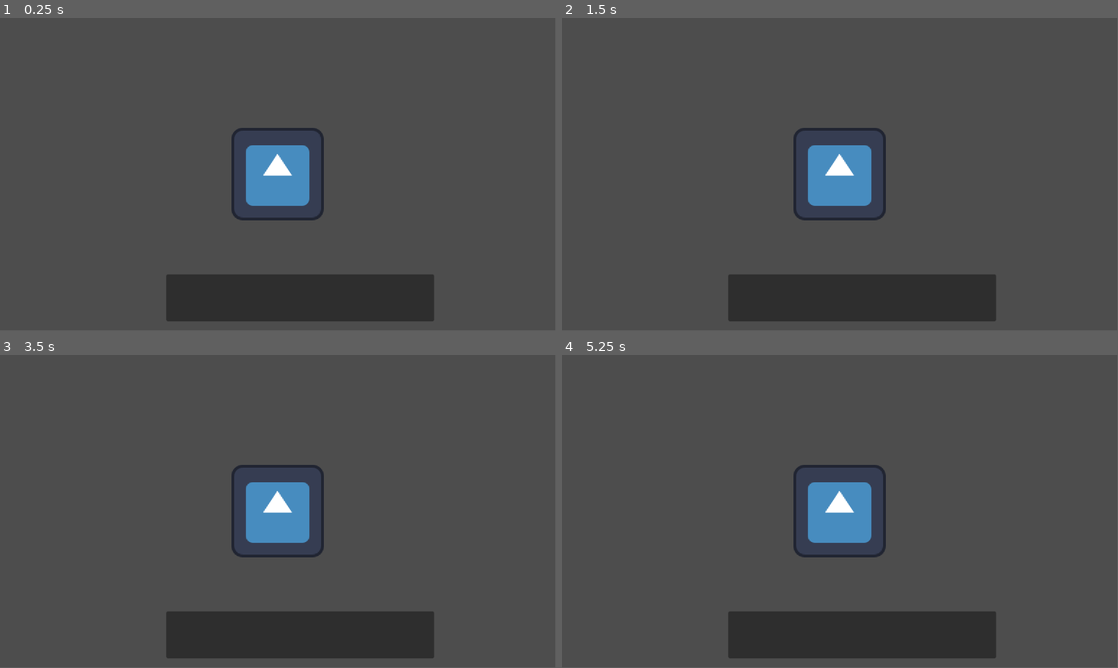
Above: before the commit, frames 1-4 (two rows, left to right).
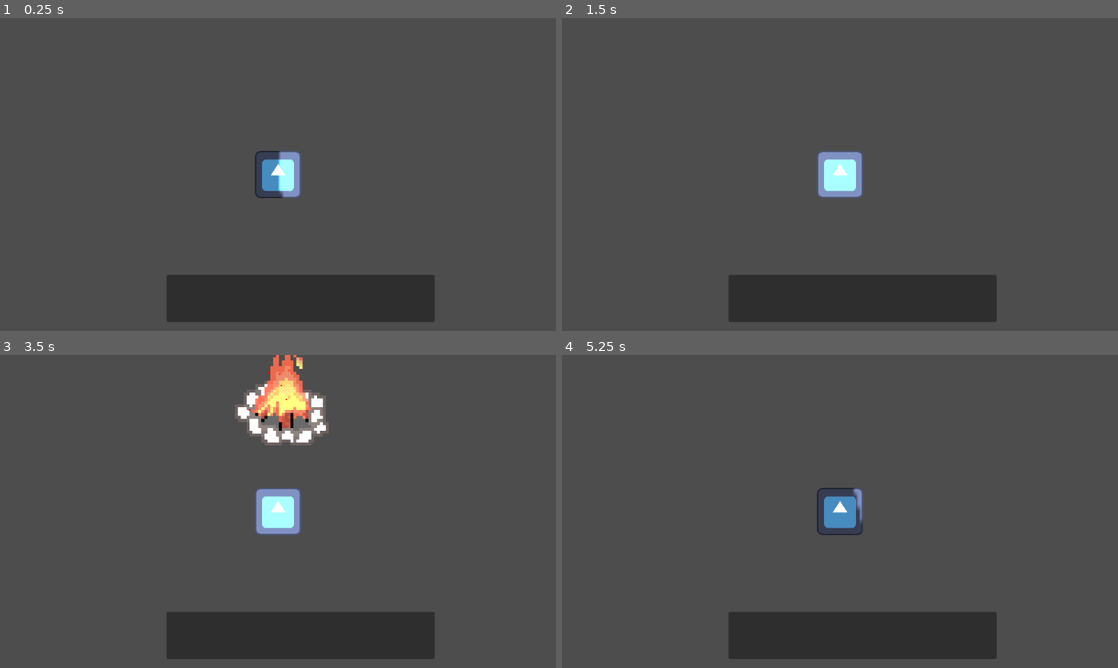
Above: after the commit, the same moments.

Repository: DaqCode/GameDevJS2025
Game: Godot game, scene res://scenes/test_area.tscn
The game is run twice, just before and just after one commit, with the same random seed, the same clock (stepped at 60 frames per second) and the same inputs. The engine's default icon, where the game draws it, is replaced by a stand-in: a white triangle on a blue panel in a dark square.
Inputs:
- Up to frame 1 (0.25 s): no input
- Up to frame 2 (1.5 s): tap Enter at 0.5 s; hold D (right) 0.53-1.28 s; tap Space at 1.25 s; hold S (down) from 1.28 s (still down)
- Up to frame 3 (3.5 s): tap Enter at 2 s; release S (down) at 2.03 s; hold D (right) 2.03-2.78 s; tap Space at 2.75 s; hold W (up) from 2.78 s (still down)
- Up to frame 4 (5.25 s): release W (up) at 3.53 s; hold A (left) 3.53-5.03 s; tap Enter at 5 s; hold S (down) from 5.03 s (still down)
In our replay, the window is 799x449 before the commit and 800x450 after it. These sizes can differ from the game's own. Grey fills any space a smaller window leaves; there, only what the larger window draws over its background counts as a difference.

The runs differ from the first frame. In frame 1, 2.6% of the frame differs, in the area x 30-79%, y 35-98%; in frame 2, 2.8%; in frame 3, 5.9%, in the area x 30-79%, y 0-98%; in frame 4, 2.4%.
Error before the commit: Attempt to call function 'start' in base 'null instance' on a null instance. (res://global/global_enemy_spawner_timer.gd:8)

Commit message:
Created campfire, and created a script for the timer

Diff:
--- a/gamedevjs2025/global/global_enemy_spawner_timer.gd
+++ b/gamedevjs2025/global/global_enemy_spawner_timer.gd
@@ -1,24 +1,26 @@
 extends Node
 
-@onready var peace_timer := $PeaceTimer
-@onready var enemy_timer := $EnemySpawnTimer
+# Peace timer for around 4 minutees
+# Enemy timer for around 1 minute.
+var peace_duration := 240.0 # 4 minutes
+var enemy_duration := 60.0  # 1 minute
 
 func _ready() -> void:
-	print("successful began to start the peace timer")
-	peace_timer.start()
+	print(">>> Peace begins.")
+	start_peace_timer()
 
-func _on_enemy_spawn_timer_timeout() -> void:
-	print("enemy spawn done, peace time")
-	peace_timer.start()
-	enemy_timer.stop()
+func start_peace_timer() -> void:
 	GlobalPlayerScript.is_peace_time = true
+	print("Peace time active for 4 minutes.")
+	var peace_timer := get_tree().create_timer(peace_duration)
+	peace_timer.connect("timeout", Callable(self, "_on_peace_timer_timeout"))
 
+func start_enemy_timer() -> void:
+	GlobalPlayerScript.is_peace_time = false
+	print("Combat phase active for 1 minute.")
+	var enemy_timer := get_tree().create_timer(enemy_duration)
+	enemy_timer.connect("timeout", Callable(self, "_on_enemy_timer_timeout"))
 
-func _on_peace_timer_timeout() -> void:
-	print("Peace timer gone, enemy spawn begin")
-	peace_timer.stop()
-	enemy_timer.start()
-	GlobalPlayerScript.is_peace_time = false
 
 # The recommended thought I have for this is that we use signals and connec these to the actual environment. I'm still unsure how to utilize signals, so I could
 # use the extra help with this. - Daq_Vid
--- a/gamedevjs2025/project.godot
+++ b/gamedevjs2025/project.godot
@@ -19,6 +19,10 @@
 
 GlobalPlayerScript="*res://global/globalPlayerScript.gd"
 GlobalEnemySpawnerTimer="*res://global/global_enemy_spawner_timer.gd"
+
+[display]
+
+window/stretch/mode="viewport"
 
 [input]
 
--- a/gamedevjs2025/scenes/assets/campfire.tscn
+++ b/gamedevjs2025/scenes/assets/campfire.tscn
@@ -1,13 +1,78 @@
-[gd_scene format=3 uid="uid://v4rjai458d82"]
+[gd_scene load_steps=9 format=3 uid="uid://v4rjai458d82"]
+
+[ext_resource type="Texture2D" uid="uid://bbaymxyveihos" path="res://art/campfire/testCampfire.png" id="1_vhsok"]
+[ext_resource type="Texture2D" uid="uid://dvv3dkkmdcuf1" path="res://art/campfire/whiteOval.png" id="2_k5uvh"]
+
+[sub_resource type="SpriteFrames" id="SpriteFrames_k5uvh"]
+animations = [{
+"frames": [{
+"duration": 1.0,
+"texture": ExtResource("1_vhsok")
+}],
+"loop": true,
+"name": &"default",
+"speed": 5.0
+}]
+
+[sub_resource type="CircleShape2D" id="CircleShape2D_iudvd"]
+radius = 350.892
+
+[sub_resource type="CapsuleShape2D" id="CapsuleShape2D_oyu63"]
+radius = 450.0
+height = 1650.0
+
+[sub_resource type="Gradient" id="Gradient_vhsok"]
+offsets = PackedFloat32Array(0.0693069, 0.30099, 0.526733, 0.790099, 0.89703, 1)
+colors = PackedColorArray(1, 0, 0, 1, 0.988723, 0.608961, 0.296962, 1, 0.988235, 0.635294, 0.309804, 1, 0.995926, 0.873718, 0.409788, 1, 0.160784, 0.152941, 0, 0.584314, 1, 1, 1, 0)
+
+[sub_resource type="GradientTexture1D" id="GradientTexture1D_k5uvh"]
+gradient = SubResource("Gradient_vhsok")
+
+[sub_resource type="ParticleProcessMaterial" id="ParticleProcessMaterial_vhsok"]
+particle_flag_disable_z = true
+emission_shape_scale = Vector3(4, 4, 1)
+emission_shape = 3
+emission_box_extents = Vector3(50, 50, 0)
+inherit_velocity_ratio = 0.5
+direction = Vector3(0, -1, 0)
+initial_velocity_min = 300.0
+initial_velocity_max = 581.75
+gravity = Vector3(0, -10, 0)
+scale_min = 0.5
+scale_over_velocity_max = 221.25
+color_ramp = SubResource("GradientTexture1D_k5uvh")
 
 [node name="Campfire" type="AnimatedSprite2D"]
+modulate = Color(0.695503, 0.695503, 0.695503, 1)
+visibility_layer = 2
+scale = Vector2(0.04, 0.04)
+sprite_frames = SubResource("SpriteFrames_k5uvh")
 
 [node name="CampfireCollision" type="Area2D" parent="."]
 
 [node name="CampfireCollisionShape" type="CollisionShape2D" parent="CampfireCollision"]
+position = Vector2(0, 75)
+shape = SubResource("CircleShape2D_iudvd")
 
 [node name="CampfireInterract" type="Area2D" parent="."]
 
 [node name="CampfireInterracShape" type="CollisionShape2D" parent="CampfireInterract"]
+position = Vector2(0, 125)
+rotation = 1.5708
+shape = SubResource("CapsuleShape2D_oyu63")
+debug_color = Color(0.998383, 0.750268, 0.37792, 0.42)
 
-[node name="Ashes" type="GPUParticles2D" parent="."]
+[node name="CampfireAshes" type="GPUParticles2D" parent="."]
+position = Vector2(0, -250)
+scale = Vector2(2, 2)
+amount = 150
+lifetime = 1.5
+randomness = 0.4
+process_material = SubResource("ParticleProcessMaterial_vhsok")
+
+[node name="PointLight2D" type="PointLight2D" parent="."]
+position = Vector2(0, -1000)
+scale = Vector2(40, 87.5)
+color = Color(0.344076, 0.344076, 0.344076, 1)
+energy = 4.0
+texture = ExtResource("2_k5uvh")
--- a/gamedevjs2025/scenes/characters/bron/bron.tscn
+++ b/gamedevjs2025/scenes/characters/bron/bron.tscn
@@ -15,12 +15,12 @@
 }]
 
 [sub_resource type="CapsuleShape2D" id="CapsuleShape2D_4o8iq"]
-radius = 63.0
-height = 192.0
+radius = 20.0
+height = 48.0
 
 [sub_resource type="CapsuleShape2D" id="CapsuleShape2D_mtsbh"]
-radius = 47.0
-height = 156.0
+radius = 13.0
+height = 28.0
 
 [node name="Bron" type="CharacterBody2D"]
 texture_filter = 1
@@ -28,6 +28,7 @@
 script = ExtResource("1_mtsbh")
 
 [node name="BronSprite" type="AnimatedSprite2D" parent="."]
+scale = Vector2(0.1875, 0.191406)
 sprite_frames = SubResource("SpriteFrames_prtcw")
 
 [node name="BronArea" type="Area2D" parent="."]
@@ -39,5 +40,5 @@
 shape = SubResource("CapsuleShape2D_mtsbh")
 
 [node name="Camera" type="Camera2D" parent="."]
-zoom = Vector2(1.5, 1.5)
+zoom = Vector2(4, 4)
 position_smoothing_speed = 10.0
--- a/gamedevjs2025/scenes/test_area.tscn
+++ b/gamedevjs2025/scenes/test_area.tscn
@@ -1,9 +1,10 @@
-[gd_scene load_steps=4 format=3 uid="uid://dfafvjt73d4f0"]
+[gd_scene load_steps=5 format=3 uid="uid://dfafvjt73d4f0"]
 
 [ext_resource type="PackedScene" uid="uid://uhlblrwdub6m" path="res://scenes/characters/bron/bron.tscn" id="2_f0p7x"]
+[ext_resource type="PackedScene" uid="uid://v4rjai458d82" path="res://scenes/assets/campfire.tscn" id="3_a0f05"]
 [ext_resource type="PackedScene" uid="uid://dac8aowpc3jge" path="res://scenes/inventory_screen.tscn" id="3_vtm10"]
 
-[sub_resource type="CompressedTexture2D" id="CompressedTexture2D_f0p7x"]
+[sub_resource type="OccluderPolygon2D" id="OccluderPolygon2D_vtm10"]
 
 [node name="TestArea" type="Control"]
 layout_mode = 3
@@ -13,17 +14,16 @@
 grow_horizontal = 2
 grow_vertical = 2
 
-[node name="TextureRect" type="TextureRect" parent="."]
-layout_mode = 1
-anchors_preset = 15
-anchor_right = 1.0
-anchor_bottom = 1.0
-grow_horizontal = 2
-grow_vertical = 2
-texture = SubResource("CompressedTexture2D_f0p7x")
+[node name="Campfire" parent="." instance=ExtResource("3_a0f05")]
+visibility_layer = 1
+position = Vector2(672, 279)
 
 [node name="Bron" parent="." instance=ExtResource("2_f0p7x")]
-position = Vector2(63, 75)
+position = Vector2(220, 321)
 speed = 300
 
 [node name="InventoryScreen" parent="Bron" instance=ExtResource("3_vtm10")]
+
+[node name="LightOccluder2D" type="LightOccluder2D" parent="."]
+position = Vector2(520, 274)
+occluder = SubResource("OccluderPolygon2D_vtm10")
Binary file added: gamedevjs2025/art/campfire/testCampfire.png
Not shown, added: gamedevjs2025/art/campfire/testCampfire.png.import
Binary file added: gamedevjs2025/art/campfire/whiteOval.png
Not shown, added: gamedevjs2025/art/campfire/whiteOval.png.import
Not shown: 1 places in gamedevjs2025/global/global_enemy_spawner_timer.tscn that only renumber resources
